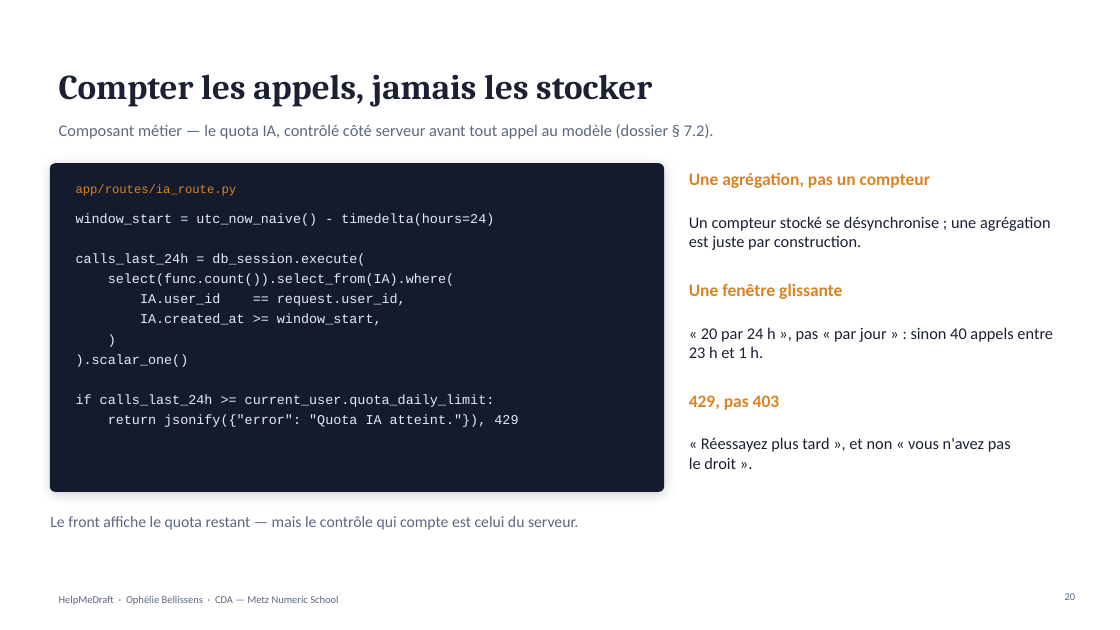
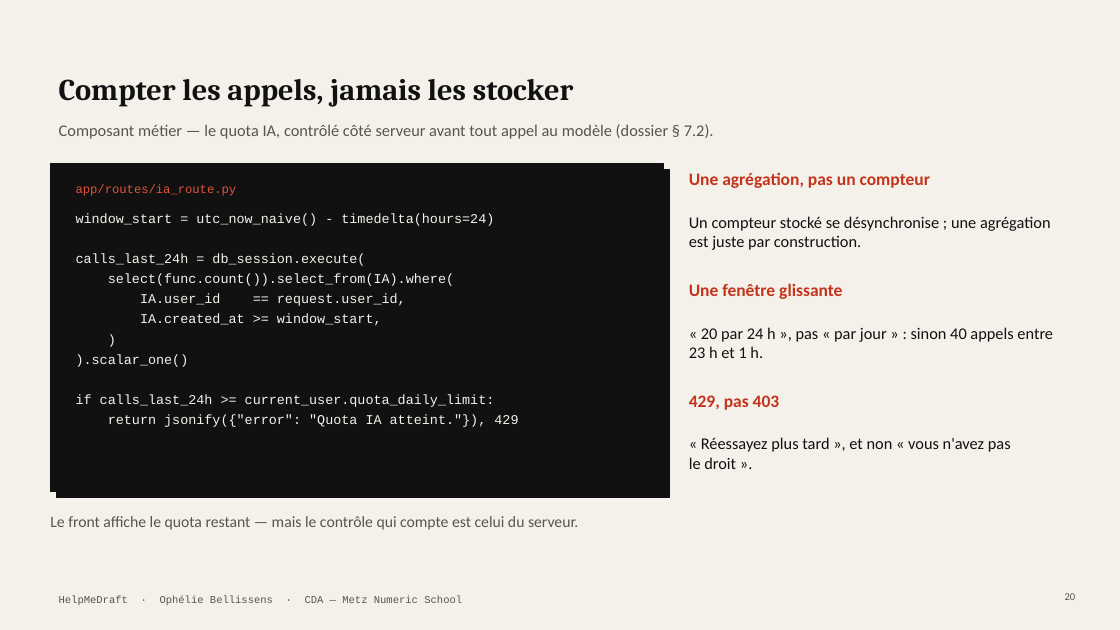
Before and after one commit to Equinoxya/HelpMeDraft---projet-fil-rouge, a slide deck: slide 20 of docs/Soutenance-HelpMeDraft.pptx. Drawn at 1120x630 pixels with LibreOffice and Linux fonts; fonts in the diff are those of the drawing. Boxes give left, top, right and bottom in pixels: in the first picture for what was removed or moved away, otherwise in the second. Text is boxed around its words. In the diff, an @@ line names an element or a change of style, - is before the commit and + after.

```diff
--- a/docs/Soutenance-HelpMeDraft.pptx
+++ b/docs/Soutenance-HelpMeDraft.pptx
@@ background #FFFFFF to #F4F1EA @@
@@ title "Compter les appels, jamais les ..." at (x1=59, y1=79, x2=574, y2=107): size 30 to 26 pt, text colour #1B2033 to #111111 @@
@@ rectangle added at (x1=50, y1=164, x2=664, y2=492), fill #111111, outline #111111 1.25 pt @@
@@ rectangle moved from (x1=50, y1=164, x2=664, y2=492) to (x1=56, y1=170, x2=670, y2=497) @@
@@ rectangle at (x1=56, y1=170, x2=670, y2=497): rounded rectangle to rectangle; fill #141B2D to #111111; outline #141B2D 1 pt to #111111 0.75 pt; shadow off @@
@@ text "app/routes/ia_route.py" at (x1=76, y1=185, x2=237, y2=196): text colour #D98324 to #E0533C @@
@@ text "window_start = utc_now_naive() - timedelta(hours=24)" at (x1=76, y1=213, x2=518, y2=427): text colour #E6EBF5 to #F4F1EA @@
@@ text colour #D98324 to #C4341C in 3 elements at (x1=689, y1=172, x2=930, y2=188), (x1=689, y1=283, x2=842, y2=299), (x1=689, y1=395, x2=780, y2=410) @@
@@ text colour #1B2033 to #111111 in 3 elements at (x1=689, y1=216, x2=1051, y2=250), (x1=689, y1=327, x2=1053, y2=358), (x1=689, y1=437, x2=1011, y2=469) @@
@@ text colour #5B6880 to #5A554C in 3 elements at (x1=59, y1=124, x2=714, y2=139), (x1=1065, y1=593, x2=1076, y2=600), (x1=50, y1=516, x2=578, y2=530) @@
@@ text "HelpMeDraft · Ophélie Bellissens · ..." at (x1=59, y1=595, x2=462, y2=605): font Calibri to Courier New, text colour #5B6880 to #5A554C @@
```
Also in this commit, not shown: 28 other slides changed, 3 other files.
